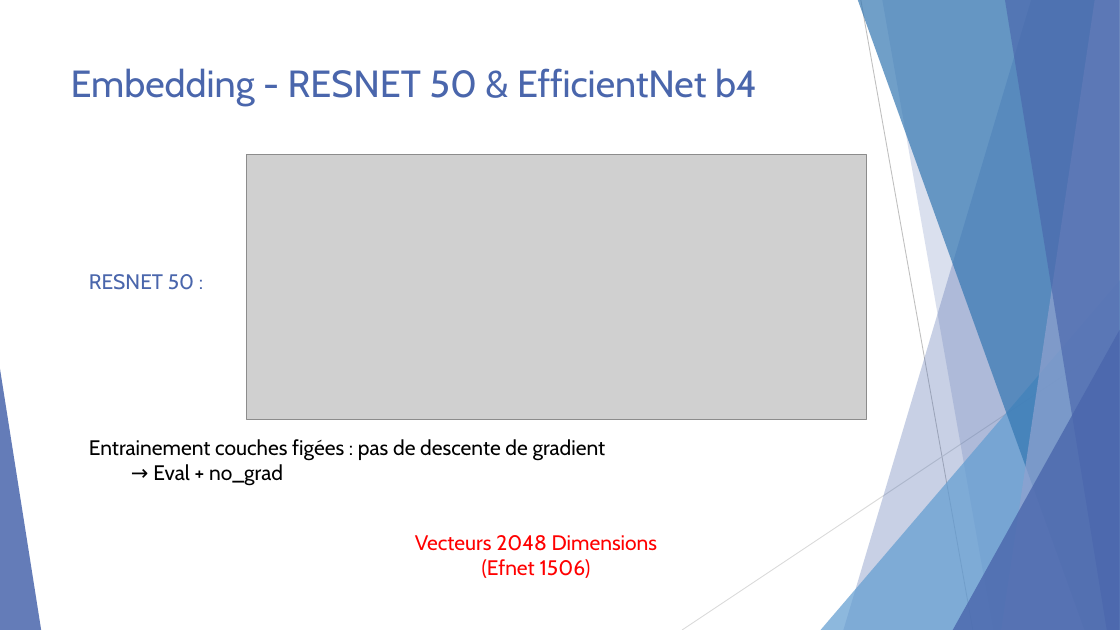
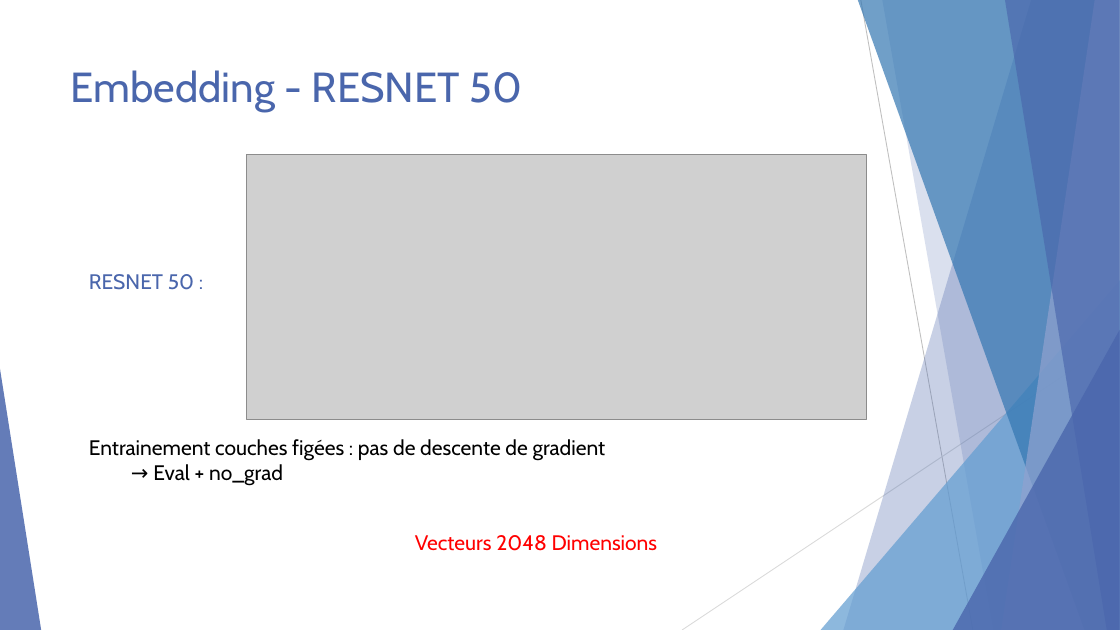
Before and after one commit to KL38/OC_P7_DL_SSL_Brain-Tumor-Detection, a slide deck: slide 5 of Lebayle_Kevin_7_présentation_13.04.26.pptx. Drawn at 1120x630 pixels with LibreOffice and Linux fonts; fonts in the diff are those of the drawing; grey boxes stand for pictures. Boxes give left, top, right and bottom in pixels: in the first picture for what was removed or moved away, otherwise in the second. Text is boxed around its words. In the diff, an @@ line names an element or a change of style, - is before the commit and + after.

```diff
--- a/Lebayle_Kevin_7_présentation_13.04.26.pptx
+++ b/Lebayle_Kevin_7_présentation_13.04.26.pptx
@@ title at [71,70,522,112]: text changed; size 32.4 to 36 pt @@
-Embedding - RESNET 50 & EfficientNet b4
+Embedding - RESNET 50
@@ text at [482,559,591,578]: paragraph removed @@
-(Efnet 1506)
```
Also in this commit, not shown: 7 other slides changed, 11 slides added, 15 other files.
